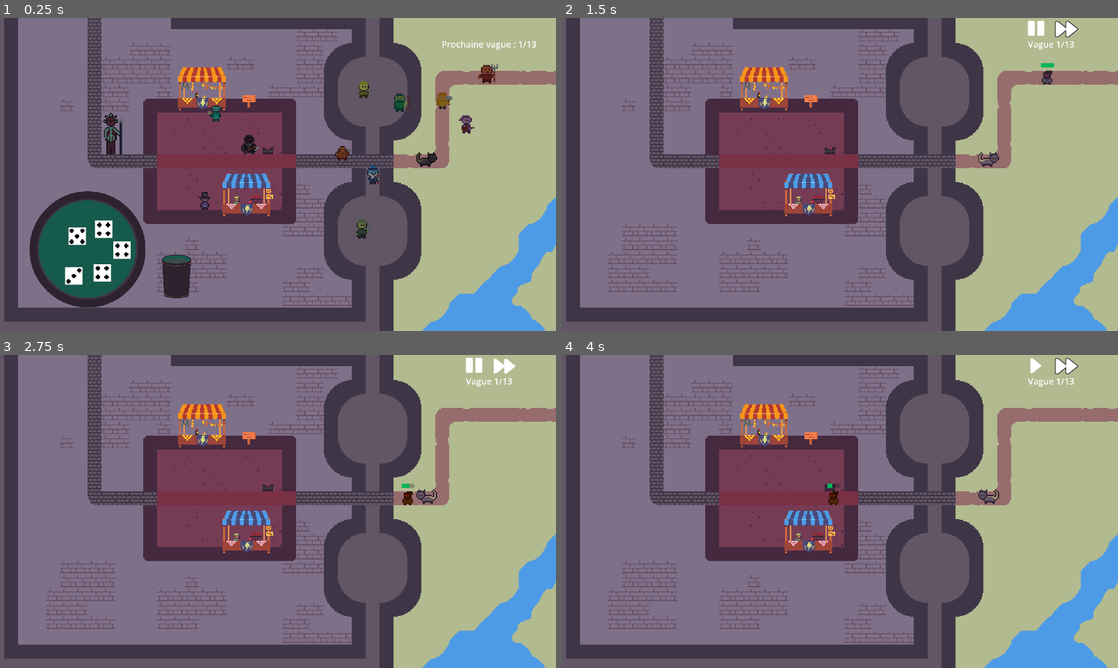
Above: before the commit, frames 1-4 (two rows, left to right).
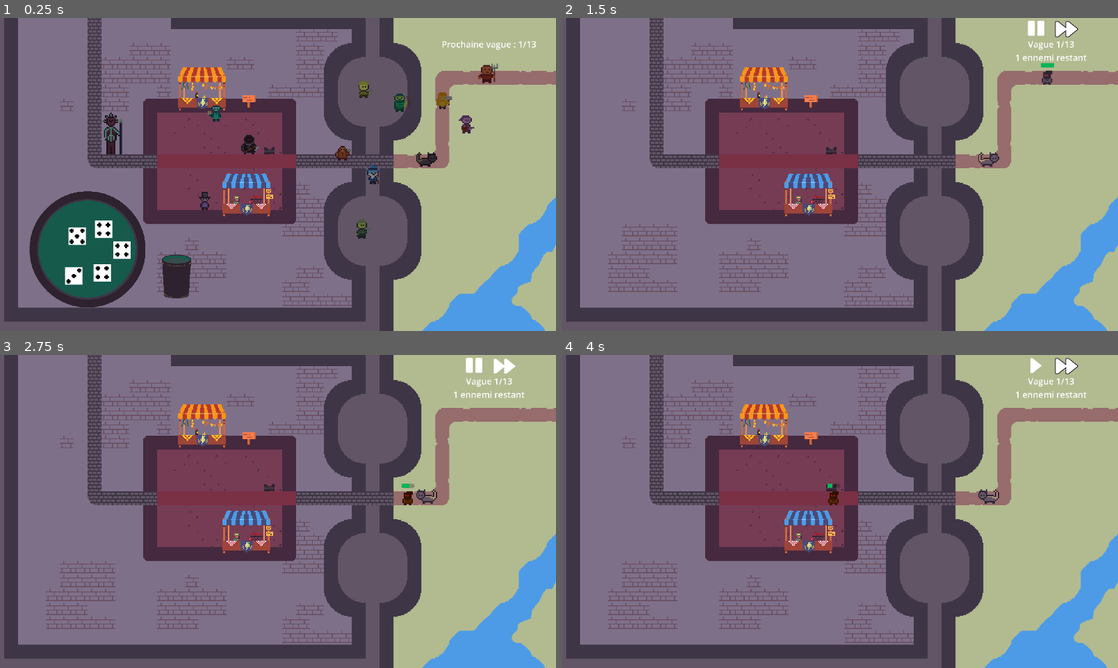
Above: after the commit, the same moments.

Repository: Gubendo/DiceyDefense
Game: Godot game, scene res://Scenes/main.tscn
The game is run twice, just before and just after one commit, with the same random seed, the same clock (stepped at 60 frames per second) and the same inputs.
Inputs (mouse positions are in pixels of both pictures, inside the frame that each line leads up to):
- Up to frame 1 (0.25 s): no input
- Up to frame 2 (1.5 s): click (990, 155) at 0.52 s; click (1067, 27) at 1.25 s
- Up to frame 3 (2.75 s): click (505, 364) at 2 s
- Up to frame 4 (4 s): click (1067, 364) at 2.75 s; click (1034, 364) at 3.5 s

The runs differ from the first frame. In frame 1, less than 0.1% of the frame differs, in the area x 47-50%, y 41-44%; in frame 2, 0.1%, in the area x 47-95%, y 11-44%; in frame 3, 0.1%; in frame 4, 0.1%.

Commit message:
add units counter during wave, bezier trajectory of trebuchet/catapult + aoe damage only on impact, start idle animation & animate hover

Diff:
--- /dev/null
+++ b/Scenes/Projectiles/caillou.tscn
@@ -0,0 +1,11 @@
+[gd_scene load_steps=3 format=3 uid="uid://dbe3x5wfnaglk"]
+
+[ext_resource type="Script" path="res://Scripts/Projectiles/caillou.gd" id="1_qpnfy"]
+[ext_resource type="Texture2D" uid="uid://cx7ld0ac1spp7" path="res://Sprites/Projectiles/caillou.png" id="2_yaxbl"]
+
+[node name="Caillou" type="Node2D"]
+script = ExtResource("1_qpnfy")
+
+[node name="Sprite2d" type="Sprite2D" parent="."]
+scale = Vector2(0.5, 0.5)
+texture = ExtResource("2_yaxbl")
--- a/Scenes/UI.tscn
+++ b/Scenes/UI.tscn
@@ -137,27 +137,36 @@
 [node name="Vague" type="Control" parent="CanvasLayer"]
 layout_mode = 3
 anchors_preset = 0
-offset_left = 108.0
-offset_top = 4.0
-offset_right = 148.0
-offset_bottom = 44.0
+offset_right = 40.0
+offset_bottom = 40.0
 
 [node name="number" type="Label" parent="CanvasLayer/Vague"]
-offset_left = 1346.0
-offset_top = 44.0
-offset_right = 1816.0
-offset_bottom = 129.0
+offset_left = 1454.0
+offset_top = 48.0
+offset_right = 1924.0
+offset_bottom = 133.0
 theme_override_font_sizes/font_size = 30
 text = "Prochaine vague : 1/13"
 horizontal_alignment = 1
 vertical_alignment = 1
 
+[node name="remaining" type="Label" parent="CanvasLayer/Vague"]
+visible = false
+offset_left = 1454.0
+offset_top = 94.0
+offset_right = 1924.0
+offset_bottom = 179.0
+theme_override_font_sizes/font_size = 30
+text = "2 ennemis restant"
+horizontal_alignment = 1
+vertical_alignment = 1
+
 [node name="Controls" type="HBoxContainer" parent="CanvasLayer/Vague"]
 visible = false
-offset_left = 1479.0
-offset_top = -7.0
-offset_right = 1683.0
-offset_bottom = 73.0
+offset_left = 1587.0
+offset_top = -3.0
+offset_right = 1791.0
+offset_bottom = 77.0
 
 [node name="PausePlay" type="TextureButton" parent="CanvasLayer/Vague/Controls"]
 process_mode = 3
--- a/Scenes/Units/Builder.tscn
+++ b/Scenes/Units/Builder.tscn
@@ -59,7 +59,6 @@
 
 [node name="bg" type="TextureRect" parent="CanvasLayer/Tooltip"]
 modulate = Color(0.0352941, 0.0117647, 0, 1)
-layout_mode = 1
 anchors_preset = 15
 anchor_right = 1.0
 anchor_bottom = 1.0
@@ -69,7 +68,6 @@
 texture = SubResource("Texture2D_ko2dj")
 
 [node name="Name" type="Label" parent="CanvasLayer/Tooltip"]
-layout_mode = 0
 offset_left = 2.0
 offset_top = -2.0
 offset_right = 42.0
@@ -77,7 +75,6 @@
 text = "Bâtisseur / Brelan"
 
 [node name="Description" type="RichTextLabel" parent="CanvasLayer/Tooltip"]
-layout_mode = 0
 offset_left = 2.0
 offset_top = 6.0
 offset_right = 59.0
--- a/Scenes/Units/Colosse.tscn
+++ b/Scenes/Units/Colosse.tscn
@@ -63,6 +63,7 @@
 
 [node name="bg" type="TextureRect" parent="CanvasLayer/Tooltip"]
 modulate = Color(0.0352941, 0.0117647, 0, 1)
+layout_mode = 1
 anchors_preset = 15
 anchor_right = 1.0
 anchor_bottom = 1.0
@@ -72,6 +73,7 @@
 texture = SubResource("Texture2D_ko2dj")
 
 [node name="Name" type="Label" parent="CanvasLayer/Tooltip"]
+layout_mode = 0
 offset_left = 2.0
 offset_top = -2.0
 offset_right = 42.0
@@ -79,6 +81,7 @@
 text = "Colosse Royal / Yam's"
 
 [node name="Description" type="RichTextLabel" parent="CanvasLayer/Tooltip"]
+layout_mode = 0
 offset_left = 2.0
 offset_top = 6.0
 offset_right = 59.0
--- a/Scenes/Units/IngeJR.tscn
+++ b/Scenes/Units/IngeJR.tscn
@@ -53,6 +53,9 @@
 grow_horizontal = 2
 grow_vertical = 2
 texture_normal = ExtResource("4_6aond")
+
+[node name="ShootPos" type="Node2D" parent="Catapulte"]
+position = Vector2(-2, -2)
 
 [node name="Hover" type="Sprite2D" parent="Catapulte"]
 texture = ExtResource("5_i8c6k")
--- a/Scenes/Units/IngeSR.tscn
+++ b/Scenes/Units/IngeSR.tscn
@@ -58,6 +58,9 @@
 texture = ExtResource("5_mxfn4")
 offset = Vector2(-0.5, -0.5)
 
+[node name="ShootPos" type="Node2D" parent="Trebuchet"]
+position = Vector2(-6, 7)
+
 [node name="Range" type="Area2D" parent="."]
 
 [node name="RangeSprite" type="Sprite2D" parent="Range"]
--- a/Scenes/Units/Soldier.tscn
+++ b/Scenes/Units/Soldier.tscn
@@ -1,9 +1,10 @@
-[gd_scene load_steps=8 format=3 uid="uid://rtuageh4fjhm"]
+[gd_scene load_steps=12 format=3 uid="uid://rtuageh4fjhm"]
 
 [ext_resource type="Script" path="res://Scripts/Units/Soldier.gd" id="1_ua233"]
 [ext_resource type="Texture2D" uid="uid://dccfoc68ajb6a" path="res://Sprites/Units/soldier.png" id="2_yjfs8"]
 [ext_resource type="Texture2D" uid="uid://cfgqx5anoyy70" path="res://Sprites/range.png" id="3_8gm61"]
-[ext_resource type="Texture2D" uid="uid://csq4lvdpjevhn" path="res://Sprites/Units/soldier-hover.png" id="3_px5te"]
+[ext_resource type="Texture2D" uid="uid://bsmi7dnfe7sc7" path="res://Animations/soldier-idle.png" id="3_65p2y"]
+[ext_resource type="Texture2D" uid="uid://byt8rh8wl5jwb" path="res://Animations/soldier-hover-idle.png" id="4_alwhj"]
 [ext_resource type="Theme" uid="uid://dyx21ksbxmx85" path="res://Themes/tooltips.tres" id="4_xrb4r"]
 
 [sub_resource type="CircleShape2D" id="CircleShape2D_qj271"]
@@ -12,6 +13,68 @@
 [sub_resource type="Texture2D" id="Texture2D_ko2dj"]
 resource_local_to_scene = false
 resource_name = ""
+
+[sub_resource type="Animation" id="Animation_dvnxu"]
+resource_name = "Soldier-idle"
+length = 0.8
+loop_mode = 1
+tracks/0/type = "value"
+tracks/0/imported = false
+tracks/0/enabled = true
+tracks/0/path = NodePath("Unit/Sprite:frame")
+tracks/0/interp = 1
+tracks/0/loop_wrap = true
+tracks/0/keys = {
+"times": PackedFloat32Array(0, 0.2, 0.4, 0.6),
+"transitions": PackedFloat32Array(1, 1, 1, 1),
+"update": 1,
+"values": [0, 1, 2, 3]
+}
+tracks/1/type = "value"
+tracks/1/imported = false
+tracks/1/enabled = true
+tracks/1/path = NodePath("Unit/Hover:frame")
+tracks/1/interp = 1
+tracks/1/loop_wrap = true
+tracks/1/keys = {
+"times": PackedFloat32Array(0, 0.2, 0.4, 0.6),
+"transitions": PackedFloat32Array(1, 1, 1, 1),
+"update": 1,
+"values": [0, 1, 2, 3]
+}
+
+[sub_resource type="Animation" id="Animation_gyif7"]
+length = 0.001
+tracks/0/type = "value"
+tracks/0/imported = false
+tracks/0/enabled = true
+tracks/0/path = NodePath("Unit/Sprite:frame")
+tracks/0/interp = 1
+tracks/0/loop_wrap = true
+tracks/0/keys = {
+"times": PackedFloat32Array(0),
+"transitions": PackedFloat32Array(1),
+"update": 1,
+"values": [0]
+}
+tracks/1/type = "value"
+tracks/1/imported = false
+tracks/1/enabled = true
+tracks/1/path = NodePath("Unit/Hover:frame")
+tracks/1/interp = 1
+tracks/1/loop_wrap = true
+tracks/1/keys = {
+"times": PackedFloat32Array(0),
+"transitions": PackedFloat32Array(1),
+"update": 1,
+"values": [0]
+}
+
+[sub_resource type="AnimationLibrary" id="AnimationLibrary_hdyg7"]
+_data = {
+"RESET": SubResource("Animation_gyif7"),
+"Soldier-idle": SubResource("Animation_dvnxu")
+}
 
 [node name="Soldier" type="Node2D"]
 script = ExtResource("1_ua233")
@@ -32,9 +95,15 @@
 grow_vertical = 2
 texture_normal = ExtResource("2_yjfs8")
 
+[node name="Sprite" type="Sprite2D" parent="Unit"]
+visible = false
+texture = ExtResource("3_65p2y")
+hframes = 4
+
 [node name="Hover" type="Sprite2D" parent="Unit"]
 position = Vector2(0.5, 0)
-texture = ExtResource("3_px5te")
+texture = ExtResource("4_alwhj")
+hframes = 4
 
 [node name="Range" type="Area2D" parent="."]
 
@@ -92,3 +161,8 @@
 dégâts toutes les [color=5d5d5d]2/1/[color=fff]0.5[/color]/0.1 [/color]secondes selon le niveau"
 fit_content_height = true
 scroll_active = false
+
+[node name="AnimationPlayer" type="AnimationPlayer" parent="."]
+libraries = {
+"": SubResource("AnimationLibrary_hdyg7")
+}
--- a/Scenes/main.tscn
+++ b/Scenes/main.tscn
@@ -138,10 +138,12 @@
 current = true
 zoom = Vector2(3, 3)
 
+[node name="Temporary" type="Node" parent="."]
+
 [node name="Décor" type="Node" parent="."]
 
 [node name="Billot" type="Sprite2D" parent="Décor"]
-position = Vector2(-337, -216)
+position = Vector2(-335, -216)
 texture = ExtResource("20_cg4cb")
 
 [node name="Panneau" parent="Décor" instance=ExtResource("20_abjxm")]
--- /dev/null
+++ b/Scripts/Projectiles/caillou.gd
@@ -0,0 +1,41 @@
+extends Node2D
+
+var start_pos: Vector2
+var middle_pos: Vector2
+var end_pos: Vector2
+var target: Node
+var t: float = 0.0
+
+var aoe_range: float
+var damage: float
+
+var speed_factor: float
+# Called when the node enters the scene tree for the first time.
+func _ready() -> void:
+	pass # Replace with function body.
+
+
+# Called every frame. 'delta' is the elapsed time since the previous frame.
+func _process(delta: float) -> void:
+	t+= delta * speed_factor
+	if t >= 1.0:
+		damage_aoe()
+		queue_free()
+	if is_instance_valid(target):
+		end_pos = target.position
+	position = quadratic_bezier(start_pos, middle_pos, end_pos, t)
+
+func damage_aoe() -> void:
+	for enemy in get_all_enemies():
+		if abs(position.distance_to(enemy.position)) < aoe_range:
+			enemy.take_dmg(damage)
+
+func quadratic_bezier(p0: Vector2, p1: Vector2, p2: Vector2, t: float) -> Vector2:
+	var q0: Vector2 = p0.lerp(p1, t)
+	var q1: Vector2 = p1.lerp(p2, t)
+	var r: Vector2 = q0.lerp(q1, t)
+
+	return r
+
+func get_all_enemies() -> Array:
+	return get_tree().get_root().get_node("Main/KingsRoad").get_children()
--- a/Scripts/UI.gd
+++ b/Scripts/UI.gd
@@ -8,6 +8,8 @@
 @onready var gobelet: TextureButton = get_node("CanvasLayer/Overlay/Gobelet")
 @onready var pausePlay: TextureButton = get_node("CanvasLayer/Vague/Controls/PausePlay")
 @onready var speedUp: TextureButton = get_node("CanvasLayer/Vague/Controls/SpeedUp")
+@onready var waveNumber: Label = get_node("CanvasLayer/Vague/number")
+@onready var remainingEnemies: Label = get_node("CanvasLayer/Vague/remaining")
 
 var unfrozenDices: Array = []
 var frozenDices: Array = []
@@ -52,6 +54,9 @@
 					unfrozenDices.erase(node)
 				update_dice_pos()
 				break
+	var enemies: float = get_tree().get_root().get_node("Main").enemies_in_wave
+	if enemies == 1: remainingEnemies.text = "1 ennemi restant"
+	else: remainingEnemies.text = str(enemies) + " ennemis restant"
 
 
 func update_dice_pos() -> void:
@@ -118,9 +123,11 @@
 	if !waveStarted: nouveau_coup()
 
 	if waveStarted:
-		get_node("CanvasLayer/Vague/number").text = "Vague " + str(currentWave) + "/13"
+		waveNumber.text = "Vague " + str(currentWave) + "/13"
+		remainingEnemies.visible = true
 	else:
-		get_node("CanvasLayer/Vague/number").text = "Prochaine vague : " + str(currentWave + 1) + "/13"
+		waveNumber.text = "Prochaine vague : " + str(currentWave + 1) + "/13"
+		remainingEnemies.visible = false
 
 
 func update_grille(grille: Dictionary) -> void:
--- a/Scripts/Units/IngeJR.gd
+++ b/Scripts/Units/IngeJR.gd
@@ -1,15 +1,13 @@
 extends "res://Scripts/Units/unit.gd"
 
-
+@onready var caillouTemp = load("res://Scenes/Projectiles/caillou.tscn")
 # Called when the node enters the scene tree for the first time.
 func _init() -> void:
 	unitName = "IngeJR"
 
 func special() -> void:
 	print("INGENIEUR JUNIOR : Ma catapulte tire")
-	for enemy in get_all_enemies():
-		if abs(target.position.distance_to(enemy.position)) < stats[level]["aoe"]:
-			enemy.take_dmg(stats[level]["damage"] * buff_dmg)
+	shoot_caillou()
 
 func update_level(value: int) -> void:
 	level = 1
@@ -31,3 +29,16 @@
 	update_stats()
 	tooltipText.text = "Unité de soutien qui construit une catapulte infligeant \
 {0} points de dégâts en zone toutes les {1} secondes".format([currentStats[0], currentStats[1]])
+
+func shoot_caillou() -> void:
+	var caillou = caillouTemp.instantiate()
+	caillou.position = position
+	caillou.start_pos = position
+	var start: Vector2 = get_node("Catapulte/ShootPos").global_position
+	caillou.middle_pos = Vector2(start.x + (target.position.x - start.x)/2, start.y - 50)
+	caillou.end_pos = target.position
+	caillou.target = target
+	caillou.aoe_range = stats[level]["aoe"]
+	caillou.damage = stats[level]["damage"] * buff_dmg
+	caillou.speed_factor = 3
+	get_tree().get_root().get_node("Main/Temporary").add_child(caillou)
--- a/Scripts/Units/IngeSR.gd
+++ b/Scripts/Units/IngeSR.gd
@@ -1,15 +1,13 @@
 extends "res://Scripts/Units/unit.gd"
 
-
+@onready var caillouTemp = load("res://Scenes/Projectiles/caillou.tscn")
 # Called when the node enters the scene tree for the first time.
 func _init() -> void:
 	unitName = "IngeSR"
 
 func special() -> void:
 	print("INGENIEUR SENIOR : Mon trébuchet tire")
-	for enemy in get_all_enemies():
-		if abs(target.position.distance_to(enemy.position)) < stats[level]["aoe"]:
-			enemy.take_dmg(stats[level]["damage"] * buff_dmg)
+	shoot_caillou()
 
 func update_level(value: int) -> void:
 	level = 1
@@ -30,3 +28,16 @@
 	update_stats()
 	tooltipText.text = "Unité de soutien qui construit un trébuchet infligeant \
 {0} points de dégâts en zone toutes les {1} secondes".format([currentStats[0], currentStats[1]])
+
+func shoot_caillou() -> void:
+	var caillou = caillouTemp.instantiate()
+	caillou.position = position
+	caillou.start_pos = position
+	var start: Vector2 = get_node("Trebuchet/ShootPos").global_position
+	caillou.middle_pos = Vector2(start.x + (target.position.x - start.x)/2, start.y - 600)
+	caillou.end_pos = target.position
+	caillou.target = target
+	caillou.aoe_range = stats[level]["aoe"]
+	caillou.damage = stats[level]["damage"] * buff_dmg
+	caillou.speed_factor = 0.7
+	get_tree().get_root().get_node("Main/Temporary").add_child(caillou)
--- a/Scripts/Units/Soldier.gd
+++ b/Scripts/Units/Soldier.gd
@@ -1,16 +1,23 @@
 extends "res://Scripts/Units/unit.gd"
 
-
+@onready var animation_player: AnimationPlayer = get_node("AnimationPlayer")
+@onready var unit_sprite: Sprite2D = get_node("Unit/Sprite")
 # Called when the node enters the scene tree for the first time.
 func _init() -> void:
 	unitName = "Soldier"
+
+func activate() -> void:
+	super.activate()
+	unit_sprite.visible = true
+	button.modulate.a = 0
+	animation_player.play("Soldier-idle")
 
 func special() -> void:
 	print("PAYSAN : Je donne un coup d'épée")
 	target.take_dmg(stats[level]["damage"] * buff_dmg)
 
 func update_level(value: int) -> void:
-	if value < 3: level = 0
+	if value == 0: level = 0
 	else: level = 1
 
 func update_tooltip() -> void:
--- a/Scripts/main.gd
+++ b/Scripts/main.gd
@@ -43,6 +43,9 @@
 			unit.turn(1)
 			unit.start_wave()
 
+	for temp in get_node("Temporary").get_children():
+		temp.queue_free()
+
 ### Gestion de vagues
 
 func start_next_wave() -> void:
--- a/Singletons/GameData.gd
+++ b/Singletons/GameData.gd
@@ -112,9 +112,9 @@
 var catapulte_stats: Dictionary = {
 	1: {
 		"damage": 10,
-		"cooldown": 0.5,
+		"cooldown": 1,
 		"aoe": 40,
-		"range": 5
+		"range": 10
 	}
 }
 
Binary file added: Animations/soldier-hover-idle.png
Not shown, added: Animations/soldier-hover-idle.png.import
Binary file added: Animations/soldier-idle.png
Not shown, added: Animations/soldier-idle.png.import
Binary file added: Sprites/Projectiles/caillou.png
Not shown, added: Sprites/Projectiles/caillou.png.import
